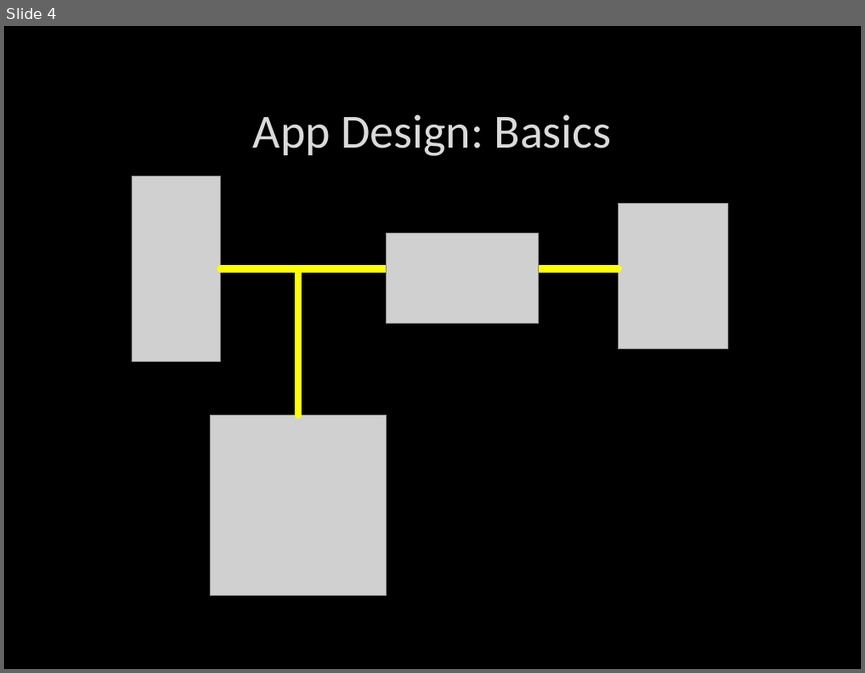
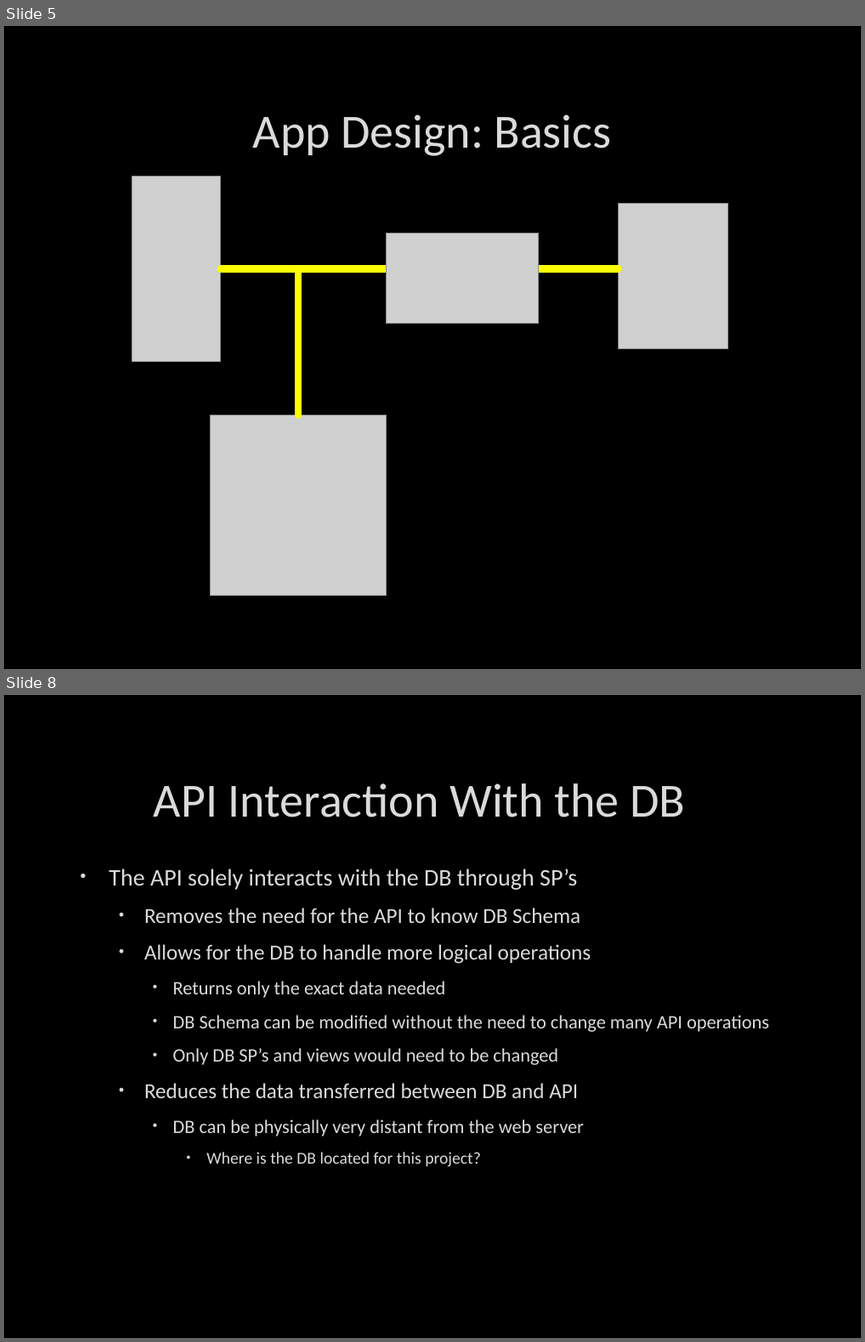
Before and after one commit to ddave2122/Group6, a slide deck: MobAppFinalPresent.pptx. Shown one above the other, each under a label of ours: slide 4 before the commit, slides 5 and 8 after it; the slides between them are not shown. The pictures are 865x673 and 865x1342 pixels, drawn with LibreOffice and Linux fonts; fonts in the diff are those of the drawing; grey boxes stand for pictures; background and template pictures are left out. Boxes give left, top, right and bottom in pixels: in the first picture for what was removed or moved away, otherwise in the second. Text is boxed around its words. In the diff, an @@ line names an element or a change of style, - is before the commit and + after.

```diff
--- a/MobAppFinalPresent.pptx
+++ b/MobAppFinalPresent.pptx
@@ slide 8 added at [4,695,861,1338], background picture (left out) @@
@@ title added at [154,783,685,817], 40 pt, text #DADADA @@
+API Interaction With the DB
@@ text added at [109,868,769,1167], 16 pt, text #DADADA @@
+• The API solely interacts with the DB through SP’s
+  • Removes the need for the API to know DB Schema
+  • Allows for the DB to handle more logical operations
+    • Returns only the exact data needed
+    • DB Schema can be modified without the need to change many API operations
+    • Only DB SP’s and views would need to be changed
+  • Reduces the data transferred between DB and API
+    • DB can be physically very distant from the web server
+      • Where is the DB located for this project?
@@ what was slide 4 is now slide 5 @@
```
Also in this commit, not shown: 4 slides changed, 4 other slides added, 3 slides removed, 5 other files.
